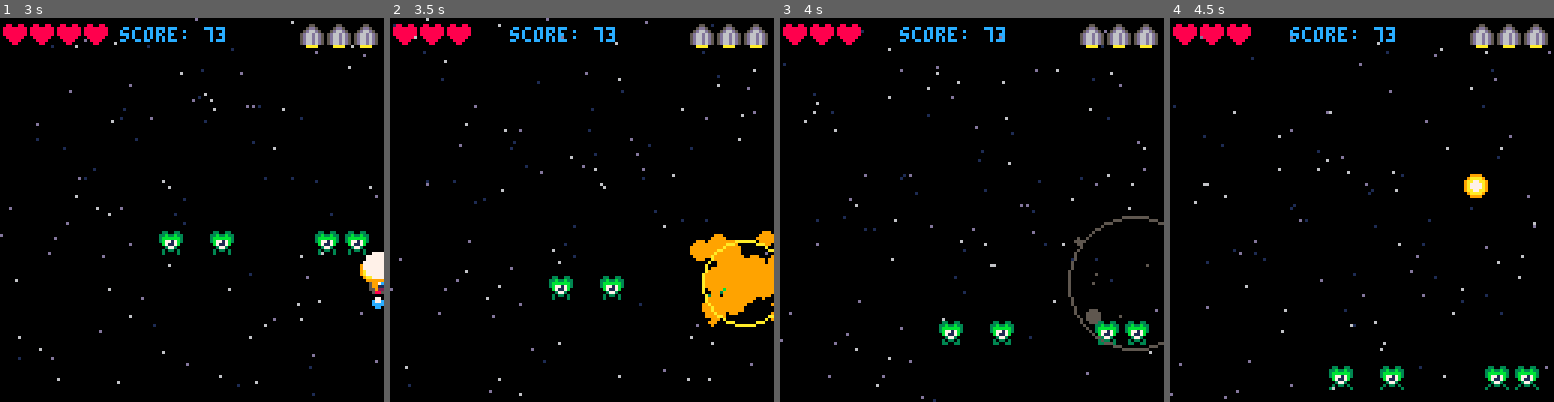
Above: before the commit, frames 1-4 (left to right).
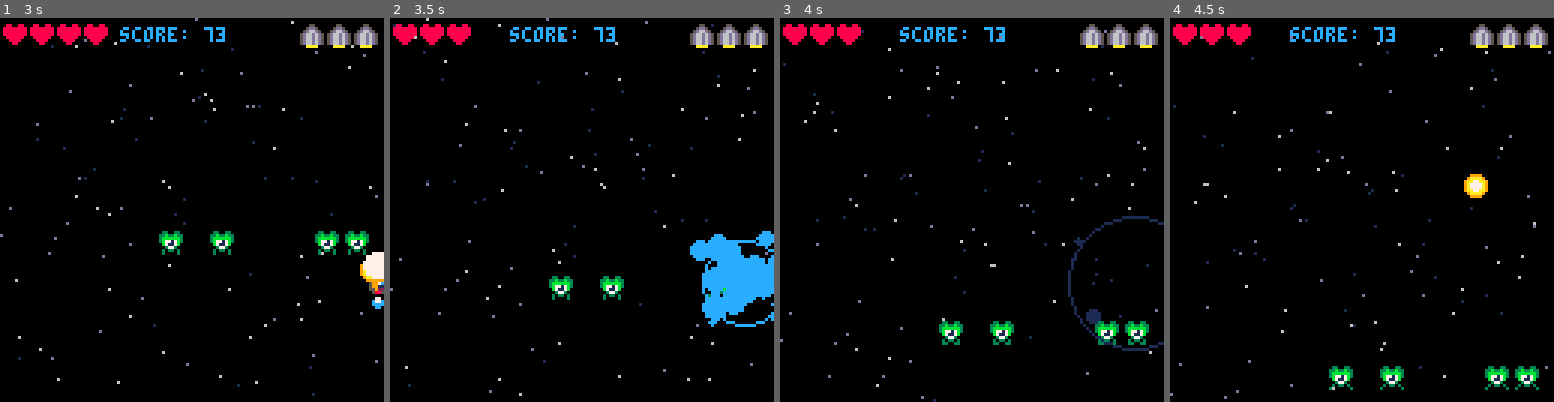
Above: after the commit, the same moments.

Repository: Varsonix/pico8_journey
Game: PICO-8 cartridge shmup.p8
The game is run twice, just before and just after one commit, with the same random seed, the same clock (stepped at 60 frames per second) and the same inputs.
Inputs:
- Up to frame 1 (3 s): tap X (X key) at 0.33, 1.07, 1.85, 2.97 s; hold Right 1.6-2.1 s; hold Up 2.15-2.42 s; hold Right from 2.47 s (still down)
- Up to frame 2 (3.5 s): release Right at 3.03 s; hold Left from 3.08 s (still down)
- Up to frame 3 (4 s): release Left at 3.58 s; hold Down 3.63-3.97 s
- Up to frame 4 (4.5 s): hold Right from 4.02 s (still down); tap X (X key) at 4.08 s

Frame 1 is identical in both runs. In frame 2, 3.4% of the frame differs, in the area x 78-100%, y 55-81%; in frame 3, 0.7%; in frame 4, nothing differs.

Commit message:
Added blue particle system for ship

Diff:
--- a/shmup.p8
+++ b/shmup.p8
@@ -162,7 +162,7 @@
 
 -- explosion system
 -- with particles
-function explode(expx, expy)
+function explode(expx, expy, isblue)
 	for i=1,30 do
 		local my_particle = {
 		x = expx,
@@ -171,7 +171,8 @@
 		spdy = (rnd()-0.5) * 6,
 		age = rnd(2),
 		size = 1 + rnd(4),
-		maxage = 10 + rnd(10)
+		maxage = 10 + rnd(10),
+		blue = isblue
 		}
 		add(particles,my_particle)
 	end
@@ -181,7 +182,8 @@
 	y = expy,
  r = 0,
  spdr = 2.5,
- age = 0
+ age = 0,
+ blue = isblue
 	}
 	add(shockwaves,my_shockwave)
 
@@ -193,7 +195,8 @@
 	spdy = 0,
 	age = 0,
 	size = 10,
-	maxage = 0
+	maxage = 0,
+	blue = isblue
 	}
 	add(particles, my_particle)
 end
@@ -215,6 +218,28 @@
 	end
 	if page > 15 then
 		col = 5
+	end
+
+	return col
+end
+
+function blue_page(page)
+	local col = 7
+
+	if page > 5 then
+		col = 6
+	end
+	if page > 7 then
+		col = 12
+	end
+	if page > 10 then
+		col = 13
+	end
+	if page > 12 then
+		col = 1
+	end
+	if page > 15 then
+		col = 1
 	end
 
 	return col
@@ -326,7 +351,7 @@
 	if game.invuln <= 0 then
 		for enemy in all(enemies) do
 			if collision(enemy, ship) then
-				explode(ship.x + 4, ship.y + 4)
+				explode(ship.x + 4, ship.y + 4, true)
 				game.lives -= 1
 				sfx(1)
 				game.invuln = 60
@@ -619,26 +644,32 @@
 -- start with a separated system
 function shockwave_system()
 	for my_shockwave in all(shockwaves) do
-		shock_c = 5
-
-		if my_shockwave.age > 5 then
-			shock_c = 7
-		end
-		if my_shockwave.age > 7 then
-			shock_c = 10
-		end
-		if my_shockwave.age > 10 then
-			shock_c = 9
-		end
-		if my_shockwave.age > 12 then
-			shock_c = 8
-		end
-		if my_shockwave.age > 15 then
-			shock_c = 2
-		end
-		if my_shockwave.age > 18 then
-			shock_c = 5
-		end
+		local shock_c = 7
+
+		if my_shockwave.blue then
+			shock_c = blue_page(my_shockwave.age)
+		else
+			shock_c = red_page(my_shockwave.age)
+		end
+
+--		if my_shockwave.age > 5 then
+--			shock_c = 7
+--		end
+--		if my_shockwave.age > 7 then
+--			shock_c = 10
+--		end
+--		if my_shockwave.age > 10 then
+--			shock_c = 9
+--		end
+--		if my_shockwave.age > 12 then
+--			shock_c = 8
+--		end
+--		if my_shockwave.age > 15 then
+--			shock_c = 2
+--		end
+--		if my_shockwave.age > 18 then
+--			shock_c = 5
+--		end
 		if my_shockwave.age > 25 then
 			del(shockwaves, my_shockwave)
 		end
@@ -659,7 +690,13 @@
 	-- loop through particles
 	for my_particle in all(particles) do
 		-- handle coloring
-		local part_c = red_page(my_particle.age)
+		local part_c = 7
+
+		if my_particle.blue then
+			part_c = blue_page(my_particle.age)
+		else
+			part_c = red_page(my_particle.age)
+		end
 
 		-- draw the actual particle
 		circfill(my_particle.x, my_particle.y, my_particle.size, part_c)
